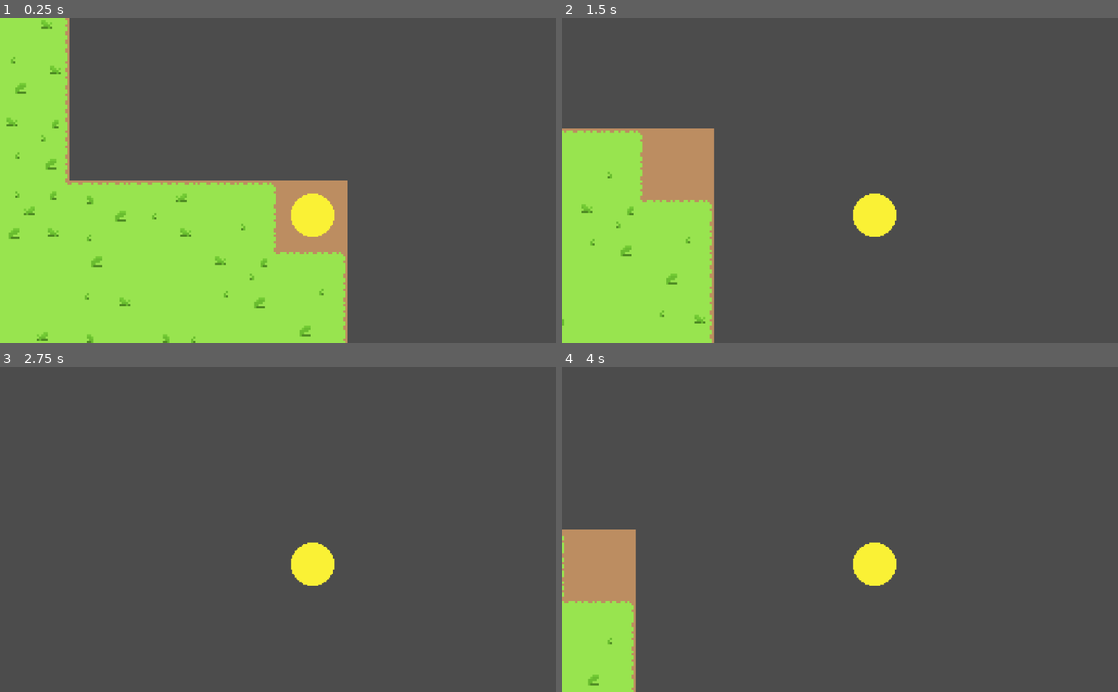
Above: before the commit, frames 1-4 (two rows, left to right).
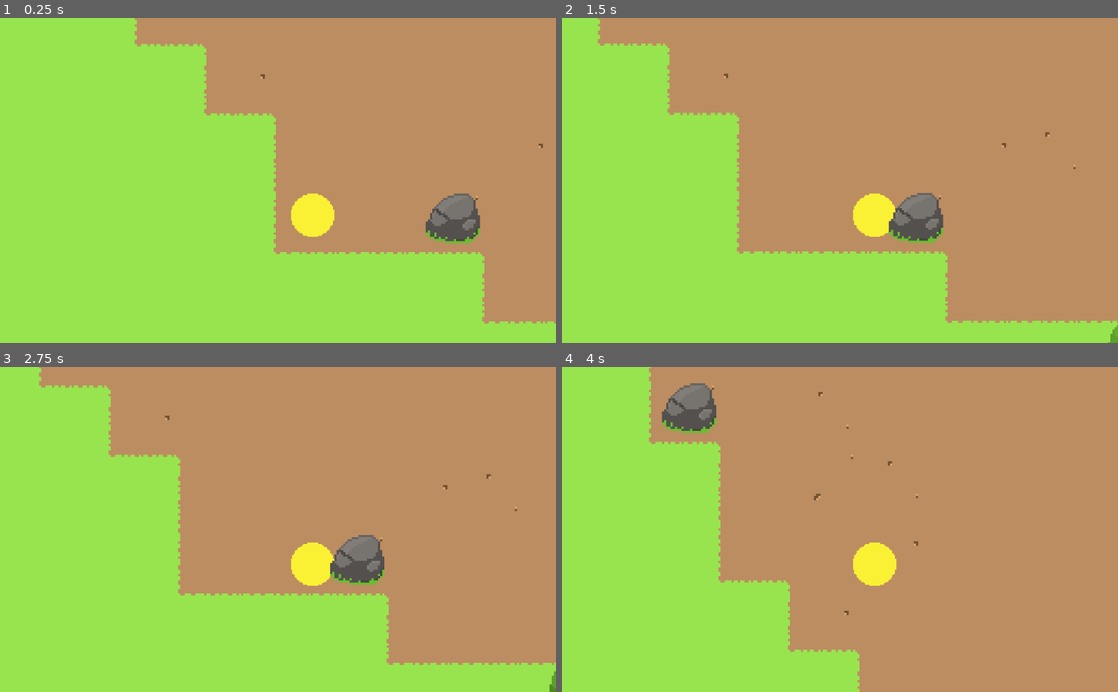
Above: after the commit, the same moments.

Repository: SkyMudder/Game
Game: Godot game, scene res://Main.tscn
Same seed, same stepped clock (60 frames per second), same inputs: the game is played once before the commit and once after it.
Inputs:
- Up to frame 1 (0.25 s): no input
- Up to frame 2 (1.5 s): tap Enter at 0.5 s; hold Right (ui_right) 0.53-1.28 s; hold Down (ui_down) from 1.28 s (still down)
- Up to frame 3 (2.75 s): release Down (ui_down) at 2.03 s; hold Right (ui_right) from 2.03 s (still down)
- Up to frame 4 (4 s): release Right (ui_right) at 2.78 s; hold Up (ui_up) 2.78-3.53 s; hold Left (ui_left) from 3.53 s (still down)

The runs differ from the first frame. In frame 1, 64% of the frame differs, in the area x 1-100%, y 0-100%; in frame 2, 84%; in frame 3, 99%, in the area x 0-100%, y 0-100%; in frame 4, 95%.
Error before the commit: Invalid call. Nonexistent function 'size' in base 'TileMap (TileMap.gd)'. (res://Scripts/TileMap.gd:92)

Commit message:
Generating Neature-Objects is now Spawnrate based. Objects are now also in reproducable.

Diff:
--- a/Autoload/SpawnRates.gd
+++ b/Autoload/SpawnRates.gd
@@ -11,11 +11,15 @@
 
 """World"""
 
+const __dirt : int = 200
 const __grass : int = 200
-const __rock : int = 50
-const __tree : int = 100
+const __rock : int = 30
+const __tree : int = 30
 
 """Getters"""
+
+func getDirt():
+	return __dirt
 
 func getGrass():
 	return __grass
--- a/Main.tscn
+++ b/Main.tscn
@@ -107,6 +107,12 @@
 
 [sub_resource type="CircleShape2D" id=3]
 radius = 8.0
+
+[sub_resource type="ConvexPolygonShape2D" id=5]
+points = PoolVector2Array( 3.77344, 21.2571, 29.1699, 21.5362, 28.6117, 25.4434, 25.8209, 26.8388, 12.9832, 27.1179, 5.44794, 24.327 )
+
+[sub_resource type="ConvexPolygonShape2D" id=6]
+points = PoolVector2Array( 21.3556, 28.6076, 12.1459, 28.6076, 12.1459, 25.8168, 21.3556, 25.8168 )
 
 [sub_resource type="TileSet" id=4]
 0/name = "Nature.png 0"
@@ -343,9 +349,16 @@
 16/navigation_offset = Vector2( 0, 0 )
 16/shape_offset = Vector2( 0, 0 )
 16/shape_transform = Transform2D( 1, 0, 0, 1, 0, 0 )
+16/shape = SubResource( 5 )
 16/shape_one_way = false
-16/shape_one_way_margin = 0.0
-16/shapes = [  ]
+16/shape_one_way_margin = 1.0
+16/shapes = [ {
+"autotile_coord": Vector2( 0, 0 ),
+"one_way": false,
+"one_way_margin": 1.0,
+"shape": SubResource( 5 ),
+"shape_transform": Transform2D( 1, 0, 0, 1, 0, 0 )
+} ]
 16/z_index = 0
 17/name = "Nature.png 17"
 17/texture = ExtResource( 3 )
@@ -357,9 +370,16 @@
 17/navigation_offset = Vector2( 0, 0 )
 17/shape_offset = Vector2( 0, 0 )
 17/shape_transform = Transform2D( 1, 0, 0, 1, 0, 0 )
+17/shape = SubResource( 6 )
 17/shape_one_way = false
-17/shape_one_way_margin = 0.0
-17/shapes = [  ]
+17/shape_one_way_margin = 1.0
+17/shapes = [ {
+"autotile_coord": Vector2( 0, 0 ),
+"one_way": false,
+"one_way_margin": 1.0,
+"shape": SubResource( 6 ),
+"shape_transform": Transform2D( 1, 0, 0, 1, 0, 0 )
+} ]
 17/z_index = 0
 
 [node name="Main" type="Node2D"]
--- a/Scripts/TileMap.gd
+++ b/Scripts/TileMap.gd
@@ -24,8 +24,6 @@
 generated and next to generate Chunks"""
 func generateChunk(root):
 	createNoise(root, size)
-	# generateFloor(root)
-	# generateGrass(root)
 	WorldVariables.setGeneratedChunks(root)
 	WorldVariables.removeNextToGenerate(root)
 	var rootLeft = root + Vector2.LEFT
@@ -47,27 +45,8 @@
 func removeChunk(root):
 	removeDirt(root)
 	removeGrass(root)
+	removeNature(root)
 	WorldVariables.removeGeneratedChunks(root)
-
-"""Generates the Dirt using the Dirt TileMap
-None of these Tiles have collision"""
-func generateDirt(root):
-	for x in size:
-		for y in size:
-			tileMapDirt.set_cell(x + root.x * size, y + root.y * size, 20)
-
-"""Generates the Grass using the Grass TileMap
-None of these Tiles have collision"""
-func generateGrass(root):
-	var rng = RandomNumberGenerator.new()
-	rng.seed = root.x * root.y
-	for x in range(size):
-		for y in range(size):
-			var rand = rng.randi_range(16, 17)	# Chooses a random Tile
-			var gen = rng.randi_range(1, 20)	# Chooses a random number
-			if gen % 19 == 0:	# which is used to determine if a Tile gets added
-				tileMapGrass.set_cell(x + root.x * size, y + root.y * size, rand)
-				# Cells get added to the World
 
 """Removes the Dirt"""
 func removeDirt(root):
@@ -81,23 +60,33 @@
 		for y in range(size):
 			tileMapGrass.set_cell(x + root.x * size, y + root.y * size, -1)
 
+"""Removes the Nature-Objects"""
+func removeNature(root):
+	for x in range(size):
+		for y in range(size):
+			tileMapNature.set_cell(x + root.x * size, y + root.y * size, -1)
+
 """Creates a noise texture to generate specific tiles based on the noise value
 Currently generates Dirt and Grass with varying Objects on top of it"""
 func createNoise(root, size):
+	var percentage = SpawnRates.getPercentage()
 	var rng = RandomNumberGenerator.new()
+	rng.seed = root.x * root.y
 	for x in range(size):
 		for y in range(size):
 			var noise2D = noise.get_noise_2d(x + root.x * size, y + root.y * size) + 1
 			if noise2D < 1:
-				var rand = rng.randi_range(0, tileMapDirt.size())
-				if rand < 10:
-					tileMapDirt.set_cell(x + root.x * size, y + root.y * size, rand / 2)
+				tileMapDirt.set_cell(x + root.x * size, y + root.y * size, 0)
+				var rand = rng.randi_range(0, percentage)
+				var randDirt = rng.randi_range(0, 3)
+				if rand < SpawnRates.getRock():
+					tileMapNature.set_cell(x + root.x * size, y + root.y * size, 16)
+				if rand < SpawnRates.getDirt():
+					tileMapDirt.set_cell(x + root.x * size, y + root.y * size, randDirt)
 				else:
 					tileMapDirt.set_cell(x + root.x * size, y + root.y * size, 4)
-				if rand == 10:
-					tileMapNature.set_cell(x + root.x * size, y + root.y * size, 16)
-
 			elif noise2D > 1:
-				var rand = rng.randi_range(0, 15)
 				tileMapGrass.set_cell(x + root.x * size, y + root.y * size, 0)
-				tileMapNature.set_cell(x + root.x * size, y + root.y * size, rand)
+				var rand = rng.randi_range(0, percentage)
+				if rand < SpawnRates.getTree():
+					tileMapNature.set_cell(x + root.x * size, y + root.y * size, 17)
Not shown: 1 places in Main.tscn that only renumber resources
